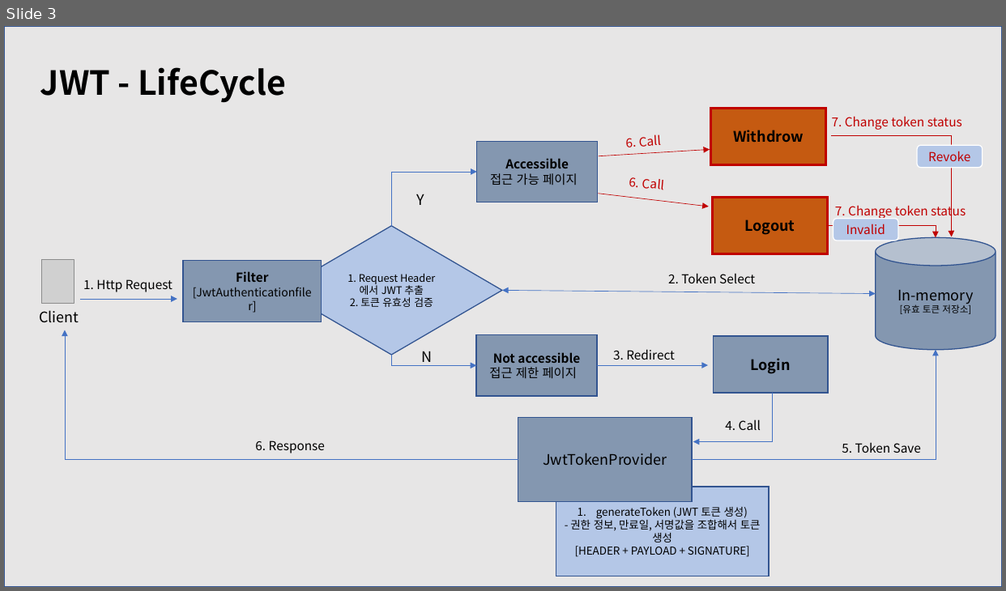
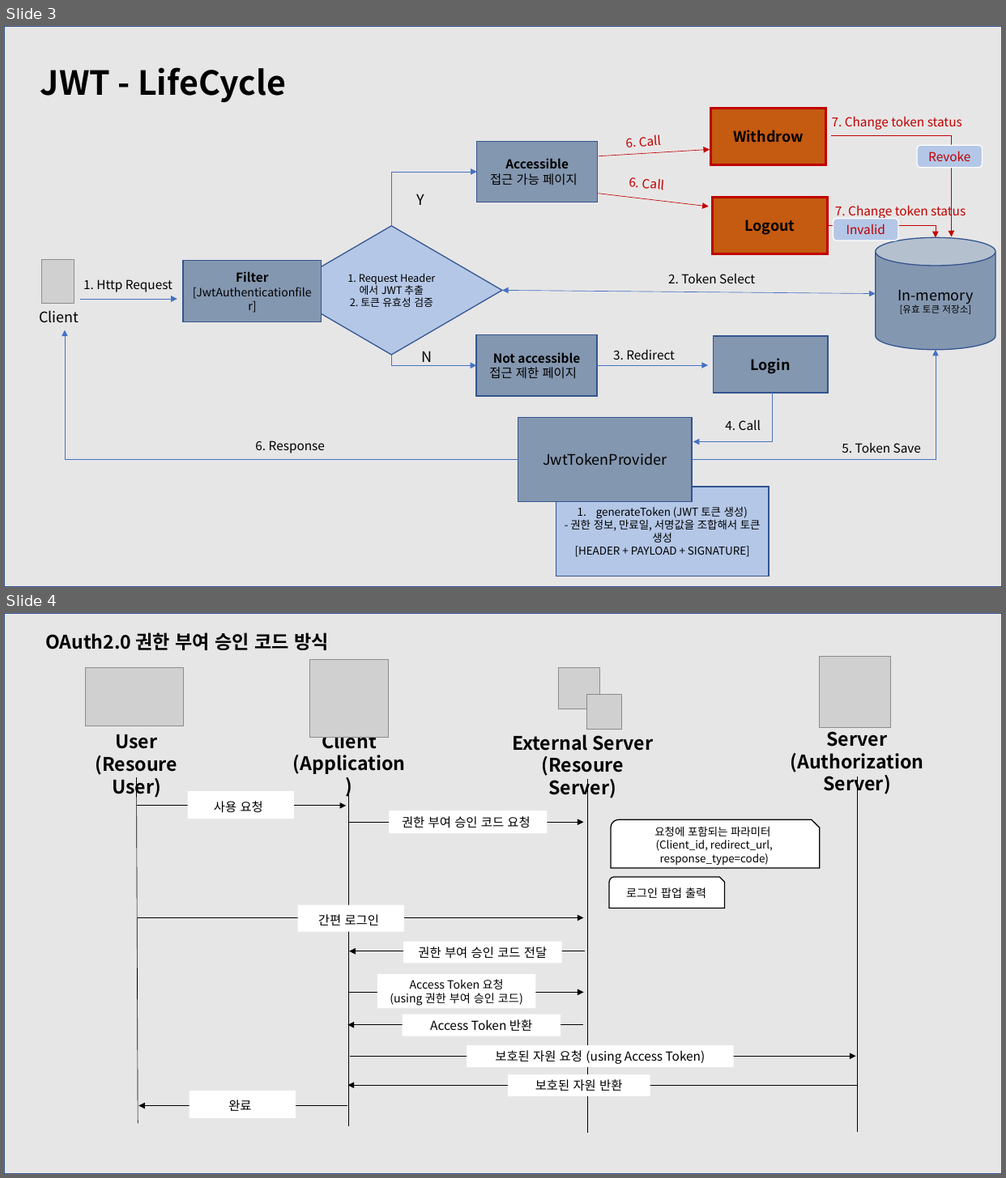
Before and after one commit to mon99745/SecurityReference, a slide deck: pptx/Readme-240503.pptx. Shown one above the other, each under a label of ours: slide 3 before the commit, slides 3 and 4 after it. The pictures are 1006x591 and 1006x1178 pixels, drawn with LibreOffice and Linux fonts; fonts in the diff are those of the drawing; grey boxes stand for pictures. Boxes give left, top, right and bottom in pixels: in the first picture for what was removed or moved away, otherwise in the second. Text is boxed around its words. In the diff, an @@ line names an element or a change of style, - is before the commit and + after.

Commit message:
docs. Update RELEASENOTE.md, README.md, Add ppt

```diff
--- a/pptx/Readme-240503.pptx
+++ b/pptx/Readme-240503.pptx
@@ slide 4 added at (x1=4, y1=613, x2=1002, y2=1174), background #FFFFFF @@
@@ group added at (x1=4, y1=613, x2=1002, y2=1174): 10 rectangles, 9 arrows, 5 pictures, 5 texts, 4 lines, 2 snip round rects @@
+User
+(Resoure User)
+Client
+(Application)
+Server
+(Authorization Server)
+External Server
+(Resoure Server)
+사용 요청
+권한 부여 승인 코드 요청
+요청에 포함되는 파라미터
+(Client_id, redirect_url, response_type=code)
+로그인 팝업 출력
+간편 로그인
+권한 부여 승인 코드 전달
+Access Token 요청
+(using 권한 부여 승인 코드)
+Access Token 반환
+보호된 자원 요청 (using Access Token)
+보호된 자원 반환
+완료
+OAuth2.0 권한 부여 승인 코드 방식
```
Also in this commit, not shown: 3 other files.
